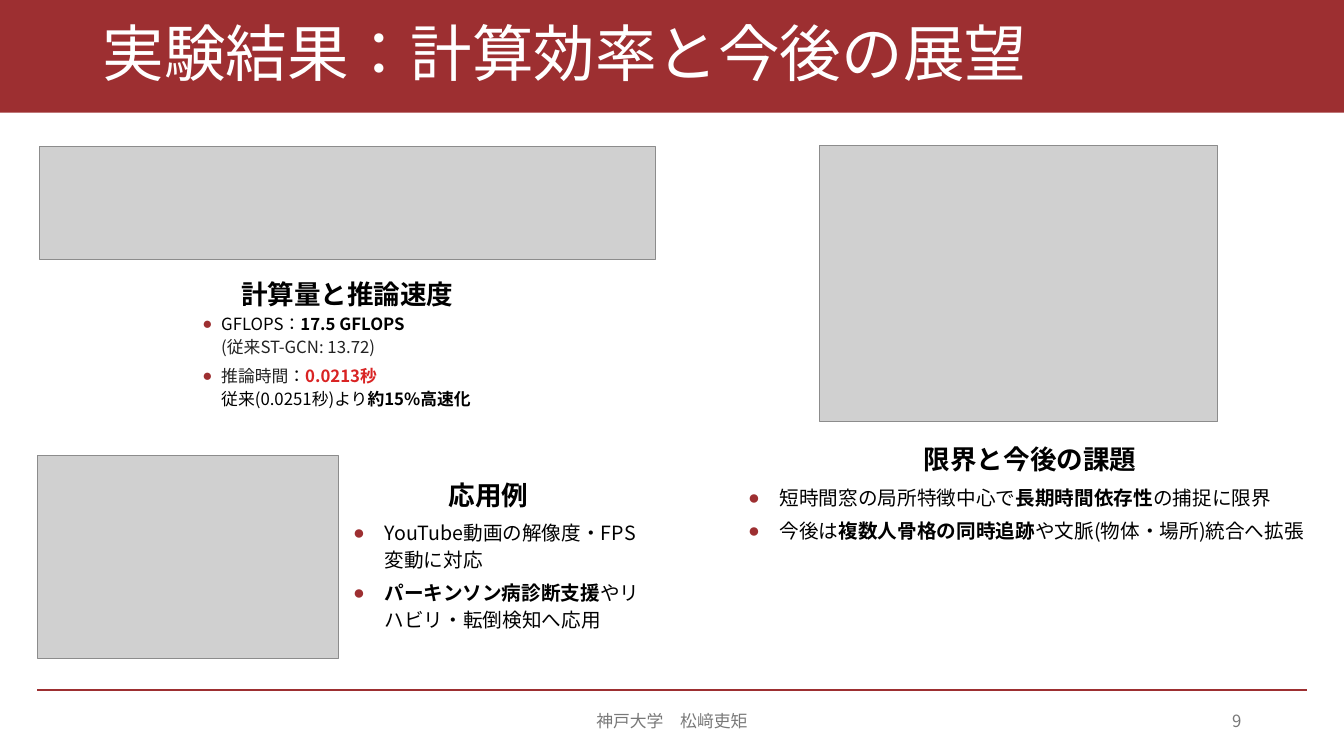
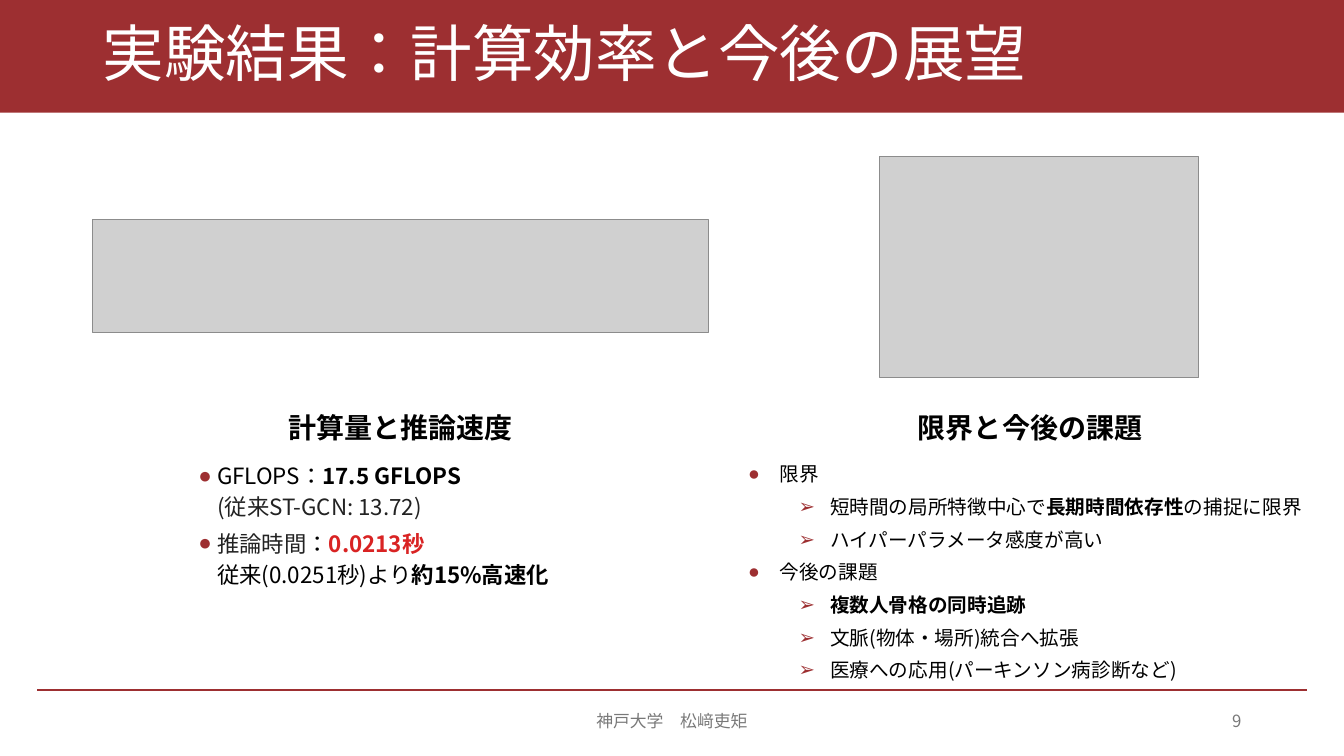
Before and after one commit to vizlab-kobe-seminar/PaperReadingGroup, a slide deck: slide 9 of Presentation/20261111/1111_ST-GCN.pptx. Drawn at 1344x756 pixels with LibreOffice and Linux fonts; fonts in the diff are those of the drawing; grey boxes stand for pictures. Boxes give left, top, right and bottom in pixels: in the first picture for what was removed or moved away, otherwise in the second. Text is boxed around its words. In the diff, an @@ line names an element or a change of style, - is before the commit and + after.

```diff
--- a/Presentation/20261111/1111_ST-GCN.pptx
+++ b/Presentation/20261111/1111_ST-GCN.pptx
@@ picture resized from (x1=820, y1=146, x2=1218, y2=422) to (x1=880, y1=157, x2=1199, y2=378) @@
@@ picture moved from (x1=39, y1=146, x2=655, y2=259) to (x1=93, y1=220, x2=709, y2=333) @@
@@ text "計算量と推論速度" at (x1=288, y1=414, x2=512, y2=441): size 19 to 20 pt @@
@@ text "計算量と推論速度" moved from (x1=241, y1=281, x2=453, y2=307) to (x1=288, y1=414, x2=512, y2=441) @@
@@ text "限界と今後の課題" moved from (x1=924, y1=446, x2=1136, y2=472) to (x1=918, y1=414, x2=1142, y2=441) @@
@@ text "限界と今後の課題" at (x1=918, y1=414, x2=1142, y2=441): size 19 to 20 pt @@
@@ picture removed at (x1=38, y1=456, x2=339, y2=659) @@
@@ text "GFLOPS：17.5 GFLOPS (従来ST-GCN: 13.72)" moved from (x1=221, y1=317, x2=470, y2=408) to (x1=217, y1=467, x2=549, y2=588) @@
@@ text "GFLOPS：17.5 GFLOPS (従来ST-GCN: 13.72)" at (x1=217, y1=467, x2=549, y2=588): size 12 to 16 pt @@
@@ text at (x1=780, y1=465, x2=1302, y2=681): text changed @@
-● 短時間窓の局所特徴中心で長期時間依存性の捕捉に限界
-● 今後は複数人骨格の同時追跡や文脈(物体・場所)統合へ拡張
+● 限界
+  ➢ 短時間の局所特徴中心で長期時間依存性の捕捉に限界
+  ➢ ハイパーパラメータ感度が高い
+● 今後の課題
+  ➢ 複数人骨格の同時追跡
+  ➢ 文脈(物体・場所)統合へ拡張
+  ➢ 医療への応用(パーキンソン病診断など)
@@ text removed at (x1=449, y1=482, x2=529, y2=508) @@
-応用例
@@ text removed at (x1=385, y1=523, x2=640, y2=629) @@
-● YouTube動画の解像度・FPS変動に対応
-● パーキンソン病診断支援やリハビリ・転倒検知へ応用
```
Also in this commit, not shown: 2 other slides changed, 1 other file.
